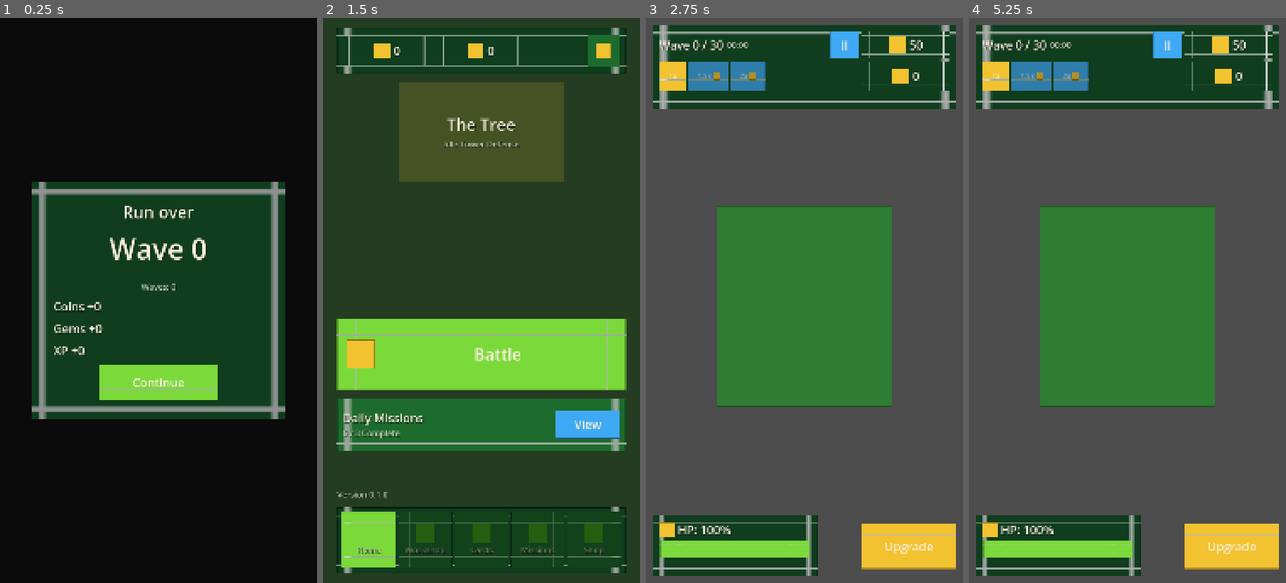
Above: before the commit, frames 1-4 (left to right).
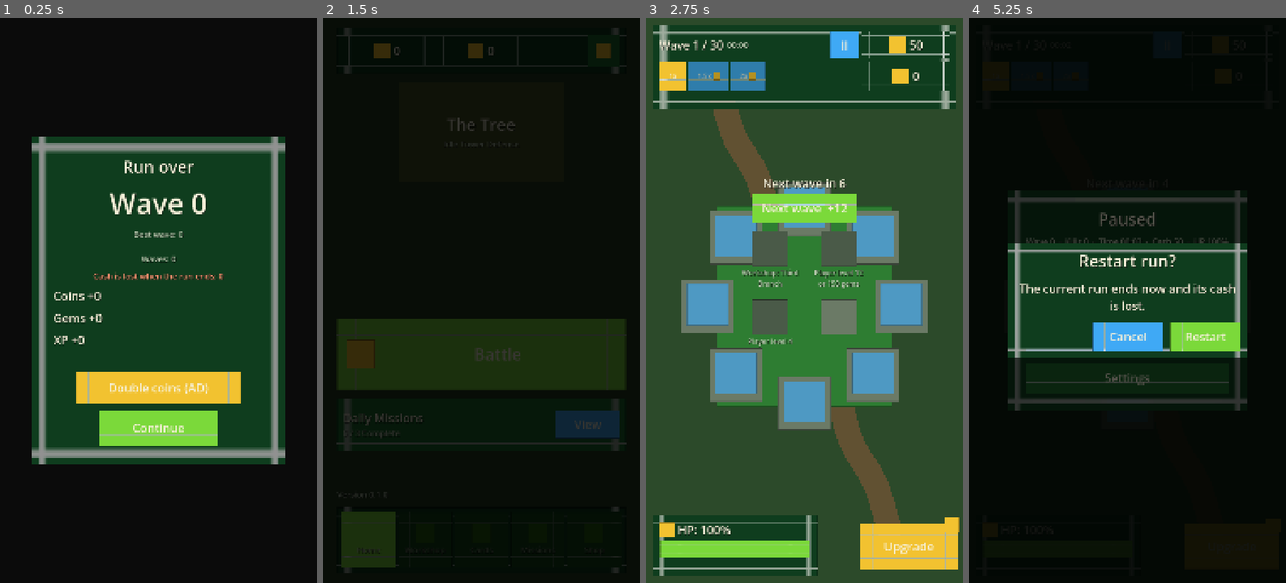
Above: after the commit, the same moments.

Repository: Endertainment/the-tree-idle-td
Game: Godot game, scene res://scenes/battle/run_summary.tscn
The game is run twice, just before and just after one commit, with the same random seed, the same clock (stepped at 60 frames per second) and the same inputs. This scene is started directly instead of the project's main scene.
Inputs (mouse positions are in pixels of both pictures, inside the frame that each line leads up to):
- Up to frame 1 (0.25 s): no input
- Up to frame 2 (1.5 s): click (481, 385) at 0.5 s, where only the run after the commit has a clickable "Double coins (AD)"; click (481, 430) at 1.25 s, where only the run after the commit has a clickable "Continue"
- Up to frame 3 (2.75 s): click "Battle" at 2 s
- Up to frame 4 (5.25 s): click (1127, 210) at 2.75 s, where only the run after the commit has a clickable "Next wave +12"; click (1127, 210) at 3.5 s, where only the run after the commit has a clickable "Next wave +12"; click "II" at 4.25 s; click (1127, 306) at 5 s, where only the run after the commit has a clickable "Restart"

The runs differ from the first frame. In frame 1, 21% of the frame differs, in the area x 10-90%, y 21-79%; in frame 2, 100%, in the area x 0-100%, y 0-100%; in frame 3, 70%; in frame 4, 100%.
Error before the commit: Parse Error: Too many arguments for "setup()" call. Expected at most 4 but received 7. (res://scripts/battle/battle_controller.gd:1049)

Commit message:
feat(m3): rebuild run summary with reward bundle and double coins

Diff:
--- a/scenes/battle/run_summary.tscn
+++ b/scenes/battle/run_summary.tscn
@@ -72,6 +72,13 @@
 text = "NEW BEST"
 horizontal_alignment = 1
 
+[node name="BestLabel" type="Label" parent="Root/Center/Panel/Margin/Layout"]
+unique_name_in_owner = true
+layout_mode = 2
+theme_type_variation = &"Caption"
+text = "Best wave: 0"
+horizontal_alignment = 1
+
 [node name="Divider" type="HSeparator" parent="Root/Center/Panel/Margin/Layout"]
 layout_mode = 2
 
@@ -80,6 +87,14 @@
 layout_mode = 2
 theme_type_variation = &"Caption"
 text = "Waves: 0"
+horizontal_alignment = 1
+
+[node name="CashLost" type="Label" parent="Root/Center/Panel/Margin/Layout"]
+unique_name_in_owner = true
+layout_mode = 2
+theme_type_variation = &"Caption"
+theme_override_colors/font_color = Color(1, 0.58, 0.45, 1)
+text = "Cash is lost when the run ends: 0"
 horizontal_alignment = 1
 
 [node name="CoinsLabel" type="Label" parent="Root/Center/Panel/Margin/Layout"]
@@ -100,6 +115,22 @@
 theme_type_variation = &"Body"
 text = "XP +0"
 
+[node name="AdNote" type="Label" parent="Root/Center/Panel/Margin/Layout"]
+unique_name_in_owner = true
+layout_mode = 2
+theme_type_variation = &"Caption"
+text = ""
+horizontal_alignment = 1
+autowrap_mode = 2
+
+[node name="DoubleButton" type="Button" parent="Root/Center/Panel/Margin/Layout"]
+unique_name_in_owner = true
+custom_minimum_size = Vector2(560, 112)
+layout_mode = 2
+size_flags_horizontal = 4
+theme_type_variation = &"GoldButton"
+text = "Double coins (AD)"
+
 [node name="ContinueButton" type="Button" parent="Root/Center/Panel/Margin/Layout"]
 unique_name_in_owner = true
 custom_minimum_size = Vector2(400, 120)
--- a/scripts/battle/run_summary.gd
+++ b/scripts/battle/run_summary.gd
@@ -1,61 +1,130 @@
-## RunSummary — end-of-run overlay: cleared waves, rewards and Continue.
+## RunSummary — end-of-run overlay: stats, RewardBundle, best wave, double coins.
 ##
-## Rewards are computed from the cleared-wave count and applied to GameState
-## exactly once per summary instance (`_applied` guard). Cash is intentionally
-## lost at run end; only the meta currencies and XP persist.
+## Rewards are built as one RewardBundle and granted through GameState exactly once
+## per run id (RewardLedger). Cash is intentionally lost at run end; the panel says
+## so. "Double coins" is wired to the M6 RewardedAdStub (debug builds fake a
+## success); a failed ad never blocks Continue.
 class_name RunSummary
 extends CanvasLayer
+
+const COUNT_UP_SECONDS := 0.6
 
 @onready var _title: Label = %Title
 @onready var _wave_label: Label = %WaveLabel
 @onready var _new_best: Label = %NewBest
 @onready var _stats: Label = %StatsLabel
+@onready var _best: Label = %BestLabel
+@onready var _cash_lost: Label = %CashLost
 @onready var _coins: Label = %CoinsLabel
 @onready var _gems: Label = %GemsLabel
 @onready var _xp: Label = %XpLabel
+@onready var _double_button: Button = %DoubleButton
+@onready var _ad_note: Label = %AdNote
 @onready var _continue_button: Button = %ContinueButton
 
+var _bundle: RewardBundle
+var _run_id: String = ""
+var _waves: int = 0
+var _is_new_best: bool = false
+var _best_before: int = 0
 var _applied: bool = false
+var _doubled: bool = false
+var _already_claimed: bool = false
 
 
 func _ready() -> void:
 	_title.text = LocaleService.t("summary.title", "Run over")
 	_new_best.text = LocaleService.t("summary.new_best", "NEW BEST")
+	_double_button.text = LocaleService.t("summary.double_coins", "Double coins (AD)")
 	_continue_button.text = LocaleService.t("summary.continue", "Continue")
 	_continue_button.pressed.connect(_on_continue_pressed)
+	_double_button.pressed.connect(_on_double_pressed)
 
 
-## Fills the summary and grants rewards. Safe to call once; later calls only
-## refresh the displayed numbers (never re-grant).
-func setup(waves_cleared: int, kills: int, leaks: int, elapsed_seconds: float) -> void:
-	var rewards := RunRewards.compute(waves_cleared)
-	var best_before := int(GameState.player.get("best_wave", 0))
-	var is_new_best := waves_cleared > best_before
+## Fills the summary and grants rewards once. Repeated calls only re-render.
+## `run_id` keys the reward ledger; `cash_left` is shown as lost.
+func setup(
+	waves_cleared: int,
+	kills: int,
+	leaks: int,
+	elapsed_seconds: float,
+	run_id: String = "",
+	boss_waves: int = 0,
+	cash_left: int = 0
+) -> void:
+	_waves = maxi(waves_cleared, 0)
+	_run_id = run_id if not run_id.is_empty() else "run_%d_%d" % [_waves, Time.get_ticks_msec()]
+	_best_before = int(GameState.player.get("best_wave", 0))
+	_is_new_best = _waves > _best_before
+	_bundle = RewardBundle.for_run(_waves, boss_waves, _is_new_best)
 	if not _applied:
 		_applied = true
-		_apply_rewards(rewards)
-		if is_new_best:
-			GameState.player["best_wave"] = waves_cleared
+		_apply_rewards()
+		if _is_new_best:
+			GameState.player["best_wave"] = _waves
 		SaveService.save(GameState.to_dict())
 
-	_wave_label.text = "%s %d" % [LocaleService.t("summary.wave", "Wave"), waves_cleared]
-	_new_best.visible = is_new_best
+	_wave_label.text = "%s %d" % [LocaleService.t("summary.wave", "Wave"), _waves]
+	_new_best.visible = _is_new_best
+	var best_now := maxi(_best_before, _waves)
+	_best.text = "%s: %d" % [LocaleService.t("summary.best_wave", "Best wave"), best_now]
 	_stats.text = "%s: %d    %s: %d    %s: %d    %s: %s" % [
-		LocaleService.t("summary.waves", "Waves"), waves_cleared,
+		LocaleService.t("summary.waves", "Waves"), _waves,
 		LocaleService.t("summary.kills", "Kills"), kills,
 		LocaleService.t("summary.leaks", "Leaks"), leaks,
 		LocaleService.t("summary.time", "Time"), TimeService.format_clock(int(elapsed_seconds)),
 	]
-	_coins.text = "%s +%d" % [LocaleService.t("summary.coins", "Coins"), int(rewards["coins"])]
-	_gems.text = "%s +%d" % [LocaleService.t("summary.gems", "Gems"), int(rewards["gems"])]
-	_xp.text = "%s +%d" % [LocaleService.t("summary.xp", "XP"), int(rewards["xp"])]
+	_cash_lost.text = "%s: %d" % [
+		LocaleService.t("summary.cash_lost", "Cash is lost when the run ends"), cash_left
+	]
+	_animate_reward(_coins, LocaleService.t("summary.coins", "Coins"), _bundle.coins)
+	_animate_reward(_gems, LocaleService.t("summary.gems", "Gems"), _bundle.gems)
+	_animate_reward(_xp, LocaleService.t("summary.xp", "XP"), _bundle.xp)
+	_ad_note.text = ""
+	if _already_claimed:
+		_ad_note.text = LocaleService.t("summary.already_claimed", "Rewards were already granted for this run.")
+	_double_button.disabled = _doubled or _bundle.coins <= 0
 
 
-## Applies rewards through RunRewards and never re-grants on repeated setup().
-func _apply_rewards(rewards: Dictionary) -> void:
-	GameState.set_balance(&"coins", GameState.get_balance(&"coins") + int(rewards["coins"]))
-	GameState.set_balance(&"gems", GameState.get_balance(&"gems") + int(rewards["gems"]))
-	GameState.player["xp"] = int(GameState.player.get("xp", 0)) + int(rewards["xp"])
+## Applies the bundle once per run id; a re-shown summary never double-pays.
+func _apply_rewards() -> void:
+	if not GameState.claim_run_reward(_run_id):
+		_already_claimed = true
+		return
+	GameState.grant_bundle(_bundle, &"run_end")
+
+
+func _animate_reward(label: Label, prefix: String, amount: int) -> void:
+	label.text = "%s +%d" % [prefix, amount]
+	var tween := create_tween()
+	tween.tween_method(
+		func(value: float) -> void:
+			label.text = "%s +%d" % [prefix, int(roundf(value))],
+		0.0,
+		float(amount),
+		COUNT_UP_SECONDS
+	)
+
+
+func _on_double_pressed() -> void:
+	if _doubled or _bundle == null or _bundle.coins <= 0:
+		return
+	_doubled = true
+	_double_button.disabled = true
+	var result := RewardedAdStub.request_reward()
+	if not bool(result.get("success", false)):
+		_ad_note.text = LocaleService.t("summary.ads_soon", "Rewarded ads arrive in M6. Continue is unaffected.")
+		return
+	if not GameState.claim_run_reward(_run_id + ":double"):
+		_ad_note.text = LocaleService.t("summary.already_claimed", "Rewards were already granted for this run.")
+		return
+	GameState.grant_bundle(RewardBundle.coins_only(_bundle.coins), &"run_double")
+	SaveService.save(GameState.to_dict())
+	var debug_fake := bool(result.get("debug_fake", false))
+	_ad_note.text = LocaleService.t("summary.doubled", "Coins doubled")
+	if debug_fake:
+		_ad_note.text += " (debug fake)"
+	_animate_reward(_coins, LocaleService.t("summary.coins", "Coins"), _bundle.coins * 2)
 
 
 func _on_continue_pressed() -> void:
